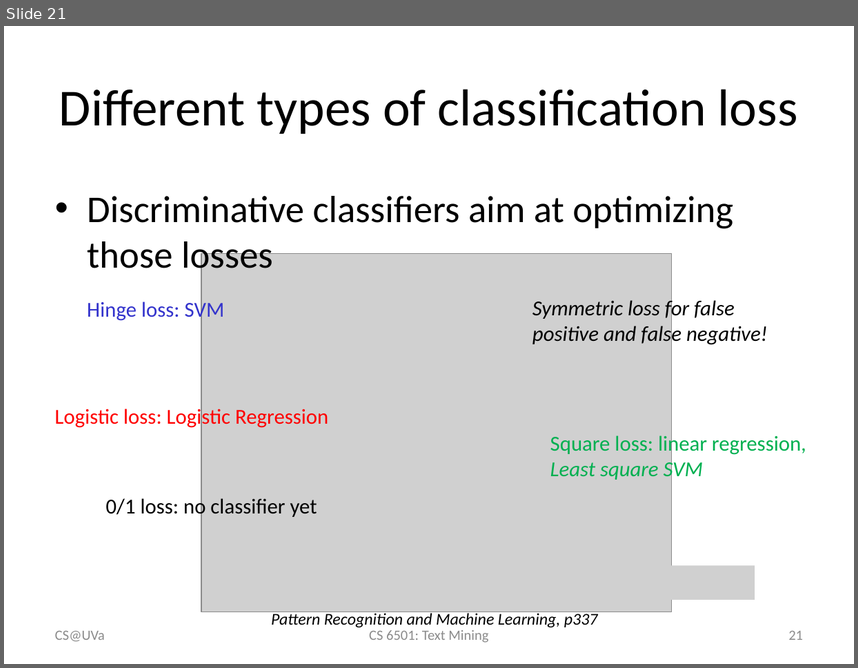
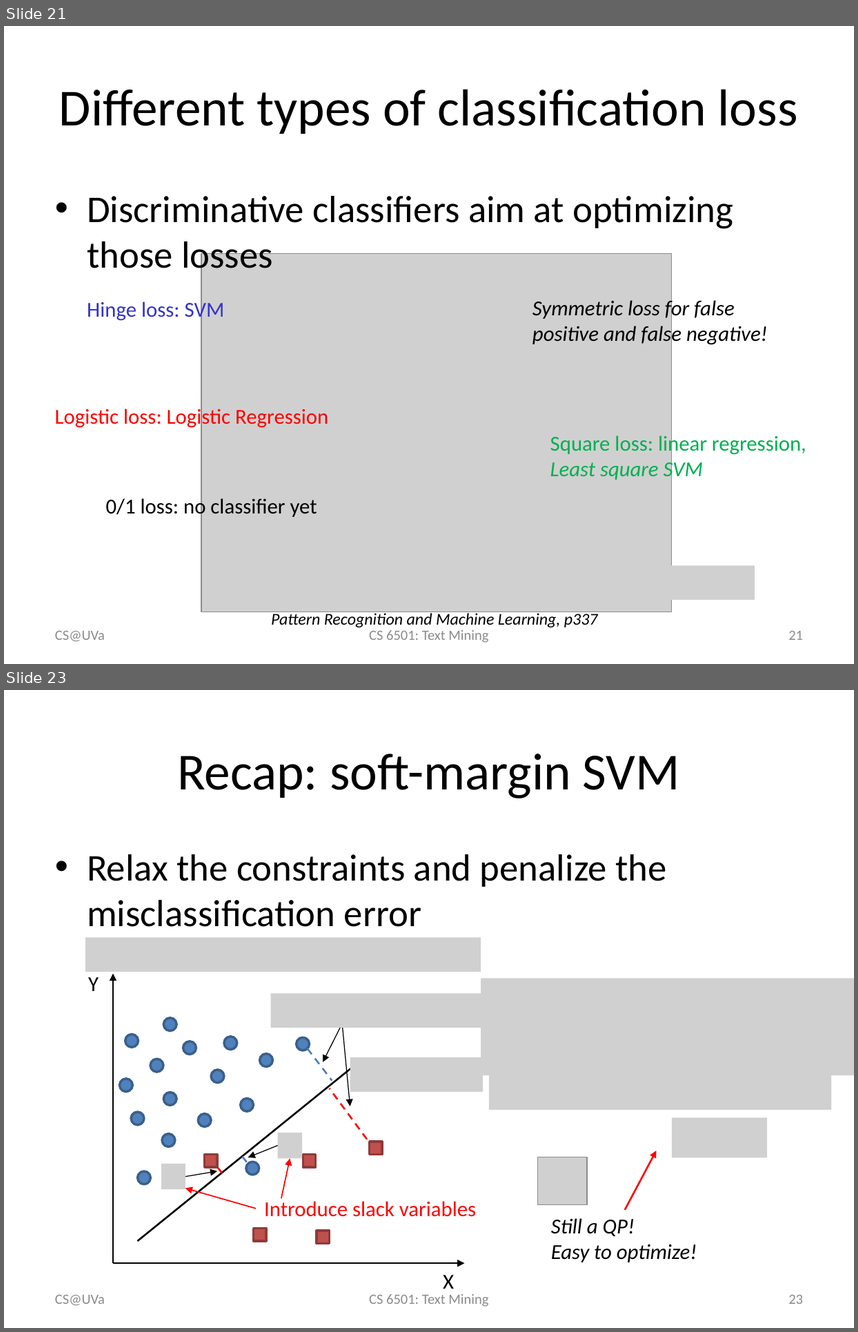
Before and after one commit to wang296/CS6501-Text-Mining, a slide deck: docs/svm.pptx. Shown one above the other, each under a label of ours: slide 21 before the commit, slides 21 and 23 after it; the slides between them are not shown. The pictures are 858x668 and 858x1332 pixels, drawn with LibreOffice and Linux fonts; fonts in the diff are those of the drawing; grey boxes stand for pictures. Boxes give left, top, right and bottom in pixels: in the first picture for what was removed or moved away, otherwise in the second. Text is boxed around its words. In the diff, an @@ line names an element or a change of style, - is before the commit and + after.

```diff
--- a/docs/svm.pptx
+++ b/docs/svm.pptx
@@ slide 23 added at bbox=[4, 690, 854, 1328], background #FFFFFF @@
@@ title added at bbox=[177, 753, 680, 798], 44 pt, text #000000 @@
+Recap: soft-margin SVM
@@ text added at bbox=[87, 854, 666, 927], 32 pt, text #000000 @@
+• Relax the constraints and penalize the misclassification error
@@ picture added at bbox=[85, 938, 481, 972] @@
@@ picture added at bbox=[481, 978, 854, 1075] @@
@@ picture added at bbox=[271, 994, 484, 1027] @@
@@ arrow added from (342, 1023) to (323, 1061), #000000 0.75 pt @@
@@ arrow added from (342, 1023) to (350, 1105), #000000 0.75 pt @@
@@ line added from (308, 1049) to (332, 1080), #4B7EBC 1.5 pt dashed @@
@@ picture added at bbox=[350, 1057, 483, 1092] @@
@@ line added from (137, 1241) to (355, 1065), #000000 1.5 pt @@
@@ picture added at bbox=[489, 1069, 832, 1109] @@
@@ line added from (367, 1138) to (330, 1088), #FF0000 1.5 pt dashed @@
@@ picture added at bbox=[672, 1118, 767, 1158] @@
@@ group added at bbox=[88, 973, 465, 1288]: 16 ellipses, 5 rectangles, 2 arrows, 2 texts @@
+Y
+X
@@ line added from (242, 1156) to (248, 1163), #4B7EBC 1.5 pt dashed @@
@@ arrow added from (281, 1199) to (290, 1159), #FF0000 1 pt @@
@@ picture added at bbox=[538, 1156, 587, 1204] @@
@@ arrow added from (624, 1210) to (656, 1150), #FF0000 1.5 pt @@
@@ group added at bbox=[161, 1132, 302, 1189]: 2 pictures, 2 arrows @@
@@ line added from (223, 1173) to (217, 1167), #FF0000 1.5 pt dashed @@
@@ arrow added from (256, 1208) to (185, 1188), #FF0000 1 pt @@
@@ text added at bbox=[264, 1198, 476, 1216], 18 pt, text #FF0000 @@
+Introduce slack variables
@@ text added at bbox=[551, 1218, 697, 1262], 18 pt, text #000000, italic @@
+Still a QP!
+Easy to optimize!
@@ text added at bbox=[55, 1294, 105, 1305], 12 pt, text #8C8C8C @@
+CS@UVa
@@ text added at bbox=[369, 1294, 488, 1306], 12 pt, text #8C8C8C @@
+CS 6501: Text Mining
@@ page number added at bbox=[789, 1294, 803, 1303], 12 pt, text #8C8C8C @@
+23
```
Also in this commit, not shown: 4 slides changed, 2 other slides added, 2 other files.
